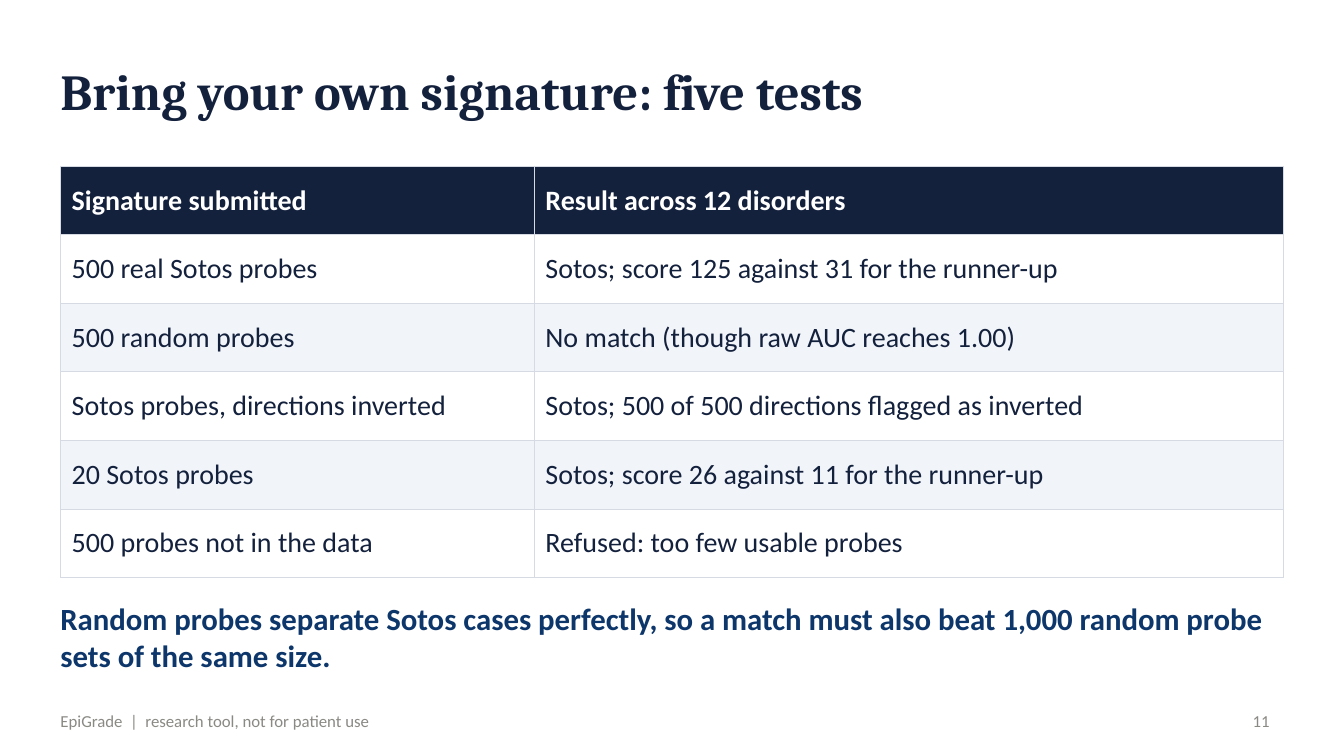
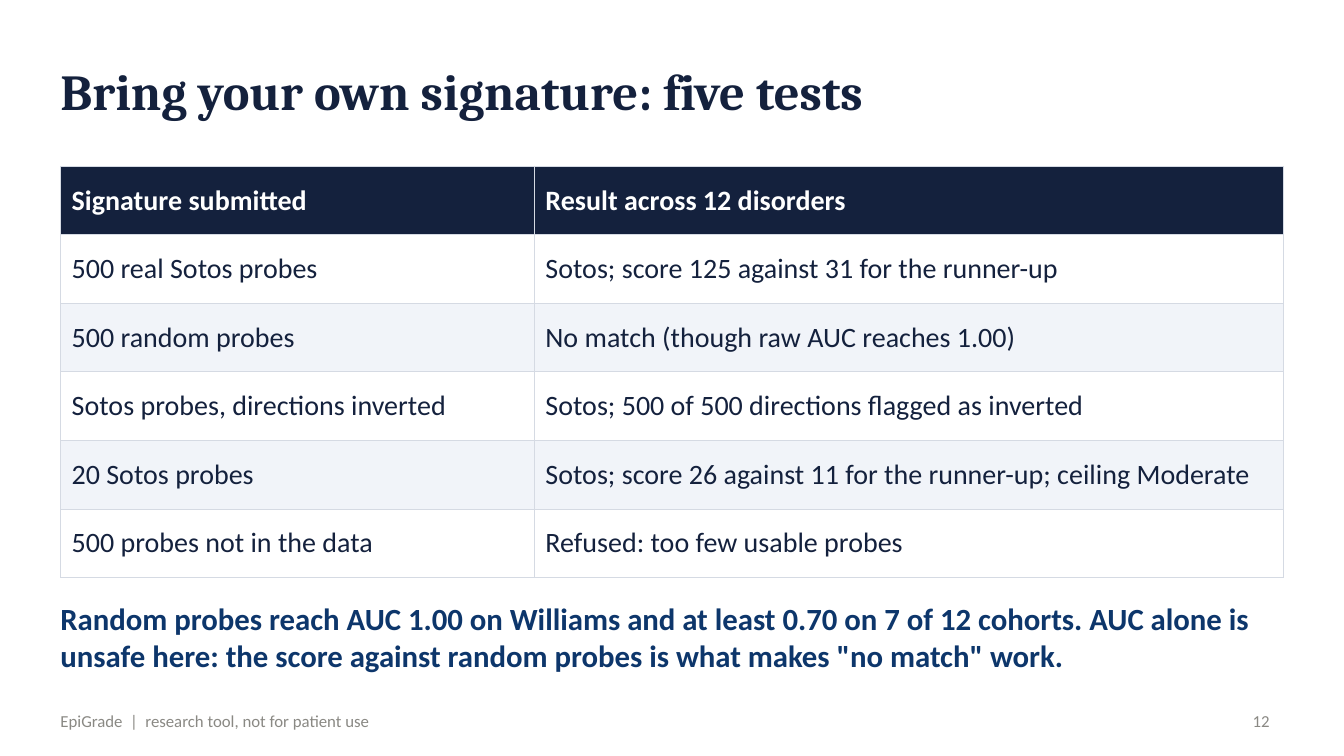
Before and after one commit to cleverlyblue0009/EpiGrade, a slide deck: slide 12 of presentation/EpiGrade_slides.pptx (slide 11 before the commit). Drawn at 1344x756 pixels with LibreOffice and Linux fonts; fonts in the diff are those of the drawing. Boxes give left, top, right and bottom in pixels: in the first picture for what was removed or moved away, otherwise in the second. Text is boxed around its words. In the diff, an @@ line names an element or a change of style, - is before the commit and + after.

```diff
--- a/presentation/EpiGrade_slides.pptx
+++ b/presentation/EpiGrade_slides.pptx
@@ table at box(60, 166, 1284, 561) @@
-row 5, column 2: Sotos; score 26 against 11 for the runner-up
+row 5, column 2: Sotos; score 26 against 11 for the runner-up; ceiling Moderate
@@ text at box(60, 608, 1249, 673): text changed @@
-Random probes separate Sotos cases perfectly, so a match must also beat 1,000 random probe sets of the same size.
+Random probes reach AUC 1.00 on Williams and at least 0.70 on 7 of 12 cohorts. AUC alone is unsafe here: the score against random probes is what makes "no match" work.
@@ page number at box(1253, 716, 1270, 727): text changed @@
-11
+12
```
Also in this commit, not shown: 4 other slides changed, 1 slide added, 24 other files.
